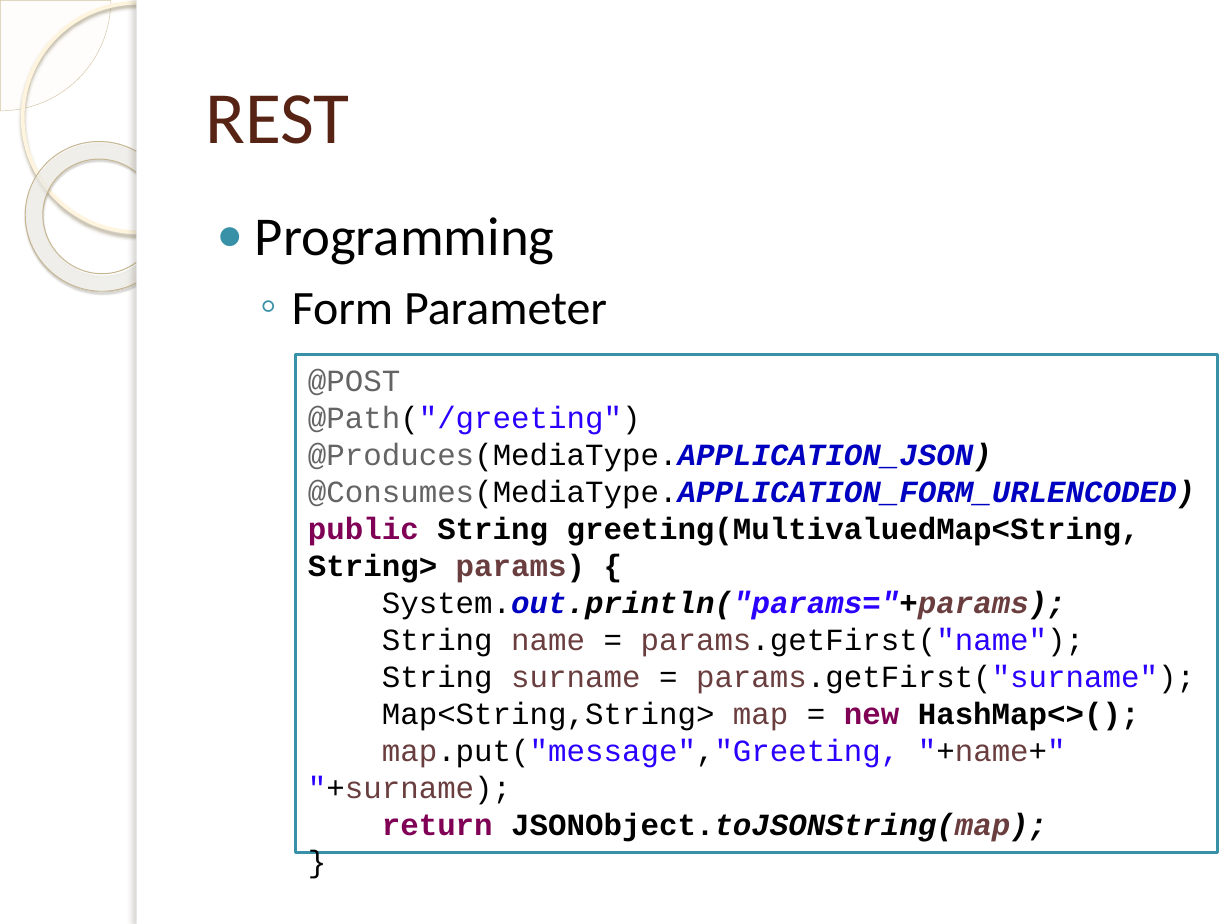
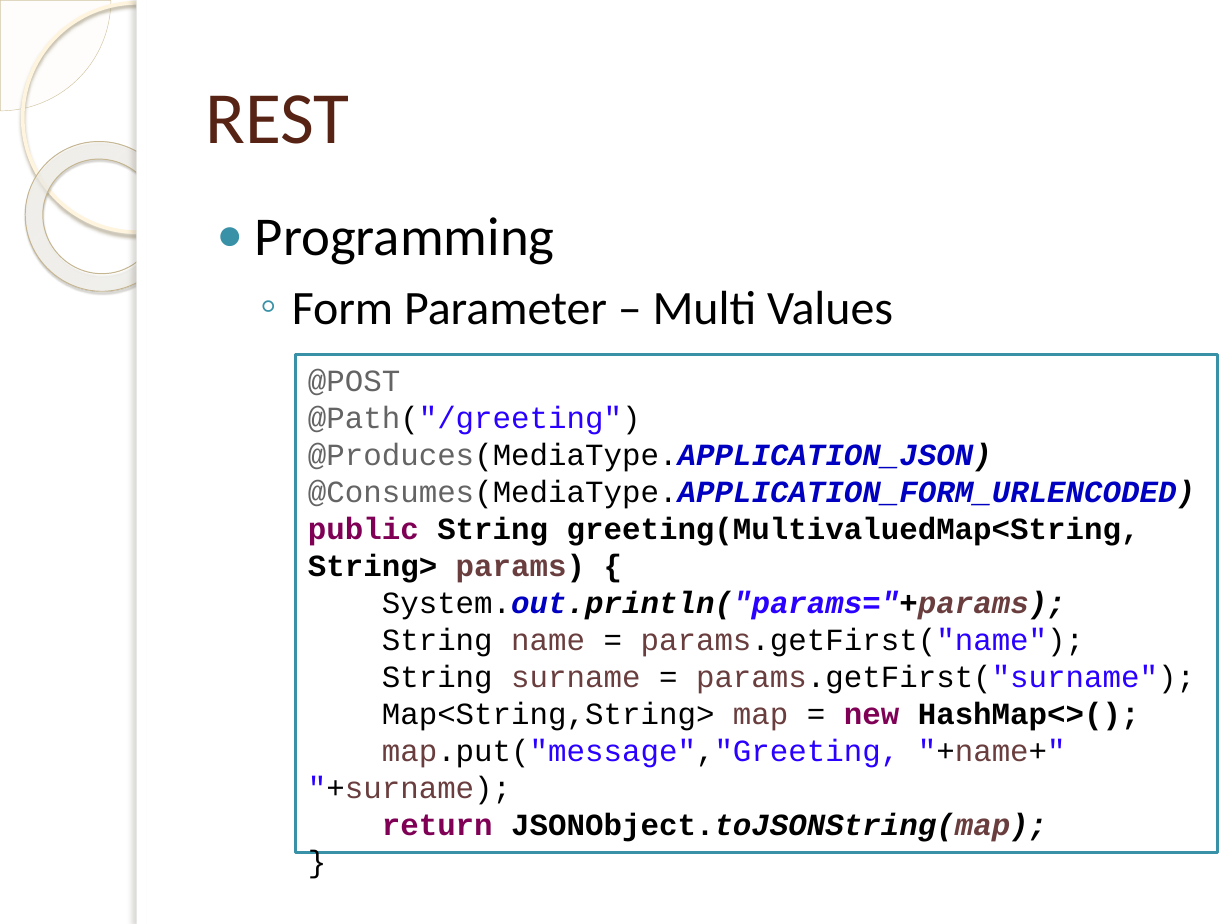
Before and after one commit to tassun/train-rest, a slide deck: slide 35 of Introduction to Rest.pptx (slide 34 before the commit). Drawn at 1232x924 pixels with LibreOffice and Linux fonts; fonts in the diff are those of the drawing; background and template pictures are left out. Boxes give left, top, right and bottom in pixels: in the first picture for what was removed or moved away, otherwise in the second. Text is boxed around its words. In the diff, an @@ line names an element or a change of style, - is before the commit and + after.

```diff
--- a/Introduction to Rest.pptx
+++ b/Introduction to Rest.pptx
@@ text at [292,290,893,325]: text changed @@
-  ◦ Form Parameter
+  ◦ Form Parameter – Multi Values
```
Also in this commit, not shown: 1 other slide changed, 1 slide added, 1 other file.
